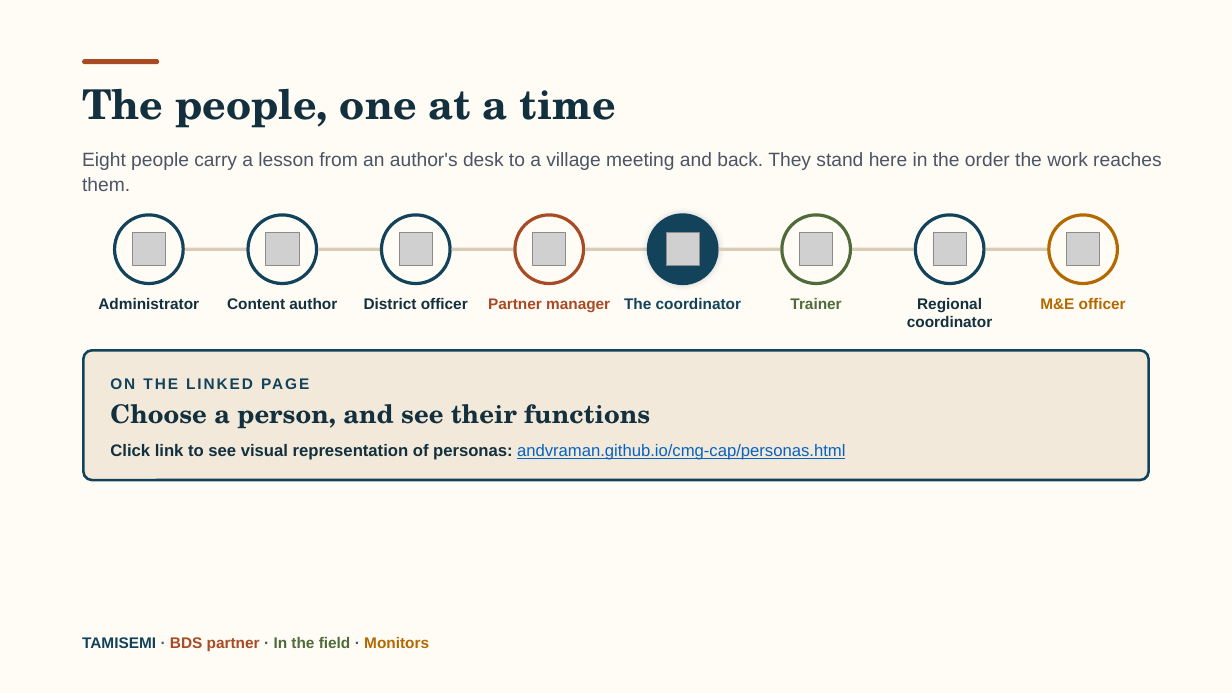
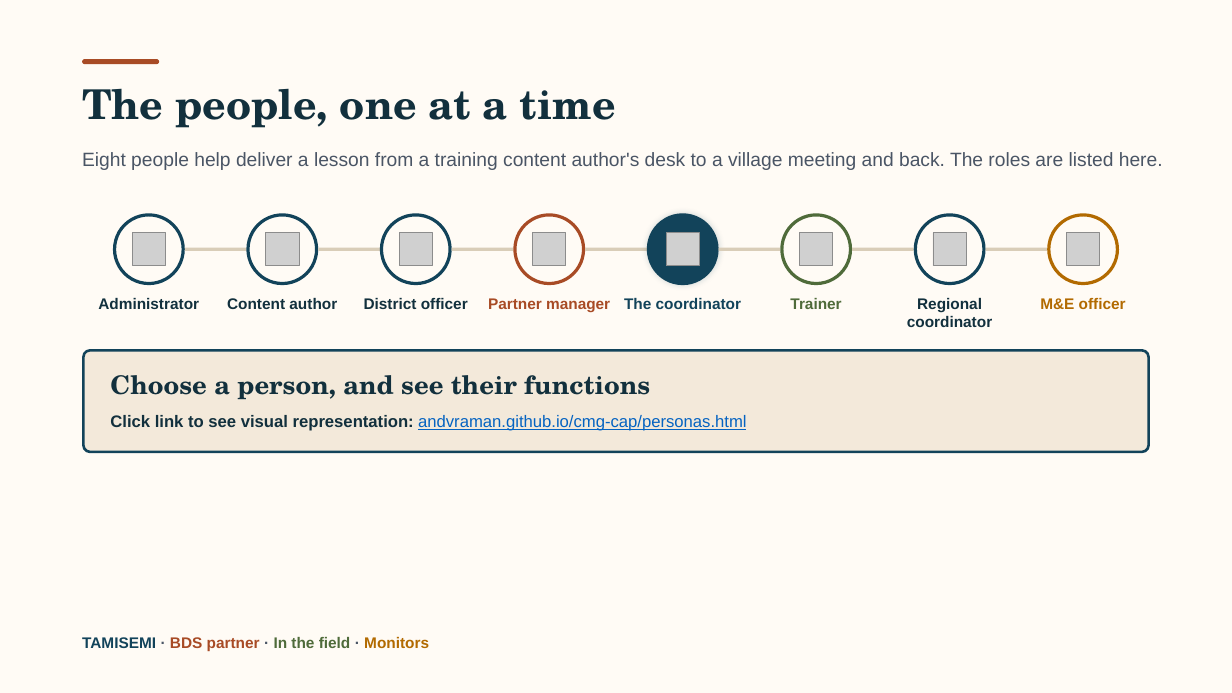
Before and after one commit to andvraman/cmg-cap, a slide deck: slide 6 of CMG-Training-system-introduction.pptx. Drawn at 1232x693 pixels with LibreOffice and Linux fonts; fonts in the diff are those of the drawing; grey boxes stand for pictures. Boxes give left, top, right and bottom in pixels: in the first picture for what was removed or moved away, otherwise in the second. Text is boxed around its words. In the diff, an @@ line names an element or a change of style, - is before the commit and + after.

Commit message:
Slide 2 overlap cleared, slide 4 spaced from its title, slide 6 wording

```diff
--- a/CMG-Training-system-introduction.pptx
+++ b/CMG-Training-system-introduction.pptx
@@ text at <box>82,152,1163,170</box>: text changed @@
-Eight people carry a lesson from an author's desk to a village meeting and back. They stand here in the order the work reaches them.
+Eight people help deliver a lesson from a training content author's desk to a village meeting and back. The roles are listed here.
@@ rounded rectangle: place and size @@
-rounded rectangle at <box>83,350,1149,480</box>
+rounded rectangle at <box>83,350,1149,452</box>
@@ text "Choose a person, and see ...": place and size @@
-text "Choose a person, and see ..." at <box>110,404,650,429</box>
+text "Choose a person, and see ..." at <box>110,375,650,400</box>
@@ text removed at <box>110,371,1152,395</box> @@
-ON THE LINKED PAGE
@@ text at <box>110,415,746,431</box>: text changed; text colour #12303D to #0563C1; bold off @@
-Click link to see visual representation of personas: andvraman.github.io/cmg-cap/personas.html
+Click link to see visual representation: andvraman.github.io/cmg-cap/personas.html
```
Also in this commit, not shown: 2 other slides changed, 1 other file.
